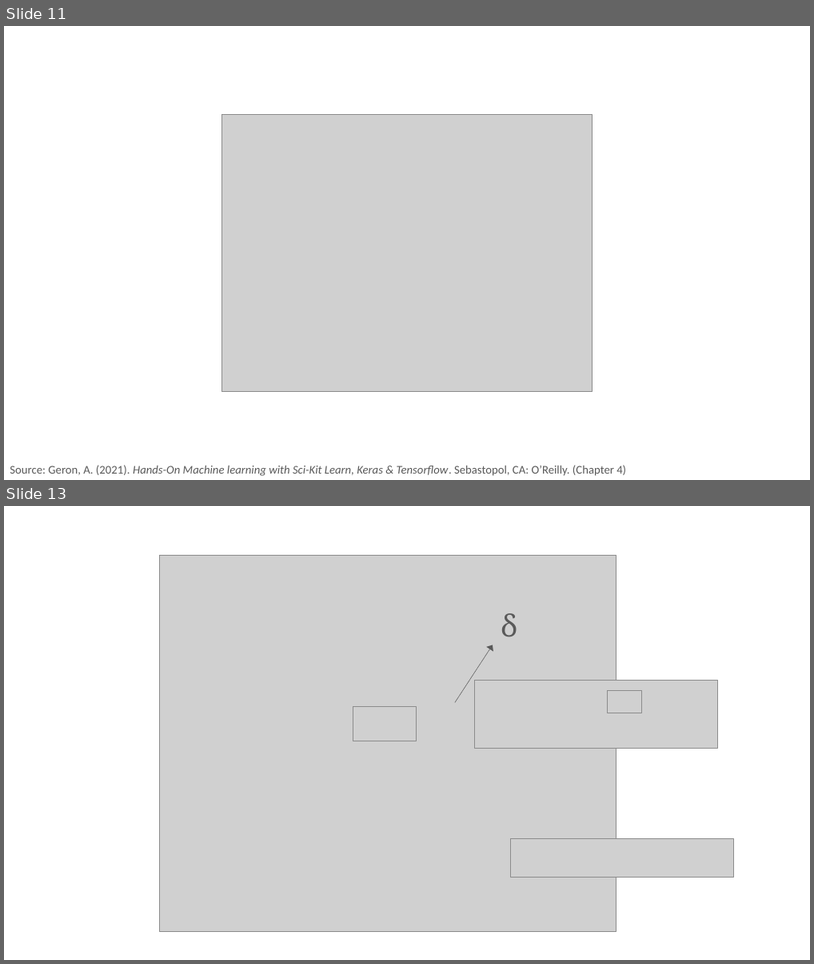
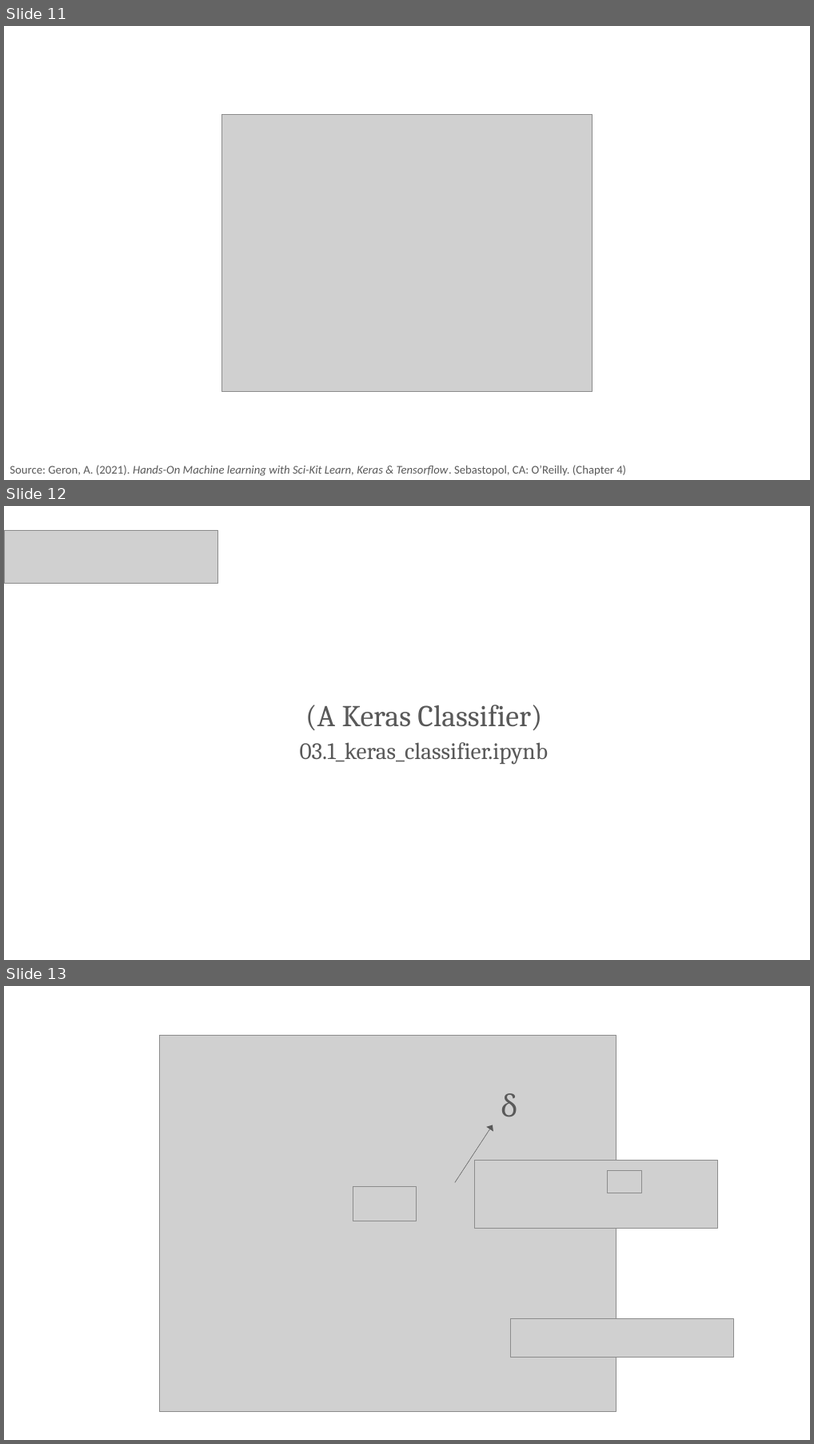
Before and after one commit to PracticumAI/deep_learning, a slide deck: presentations/03_gradient_descent.pptx. Shown one above the other, each under a label of ours: slides 11 and 13 before the commit, slides 11, 12 and 13 after it; the slides between them are not shown. The pictures are 814x964 and 814x1444 pixels, drawn with LibreOffice and Linux fonts; fonts in the diff are those of the drawing; grey boxes stand for pictures. Boxes give left, top, right and bottom in pixels: in the first picture for what was removed or moved away, otherwise in the second. Text is boxed around its words. In the diff, an @@ line names an element or a change of style, - is before the commit and + after.

```diff
--- a/presentations/03_gradient_descent.pptx
+++ b/presentations/03_gradient_descent.pptx
@@ slide 12 added at (x1=4, y1=506, x2=810, y2=960), background #FFFFFF @@
@@ picture added at (x1=4, y1=530, x2=218, y2=584) @@
@@ text added at (x1=300, y1=704, x2=549, y2=764), 28 pt, text #595959 @@
+(A Keras Classifier)
+03.1_keras_classifier.ipynb
```
Also in this commit, not shown: 1 slide changed, 1 other slide added, 2 slides removed, 2 other files.
